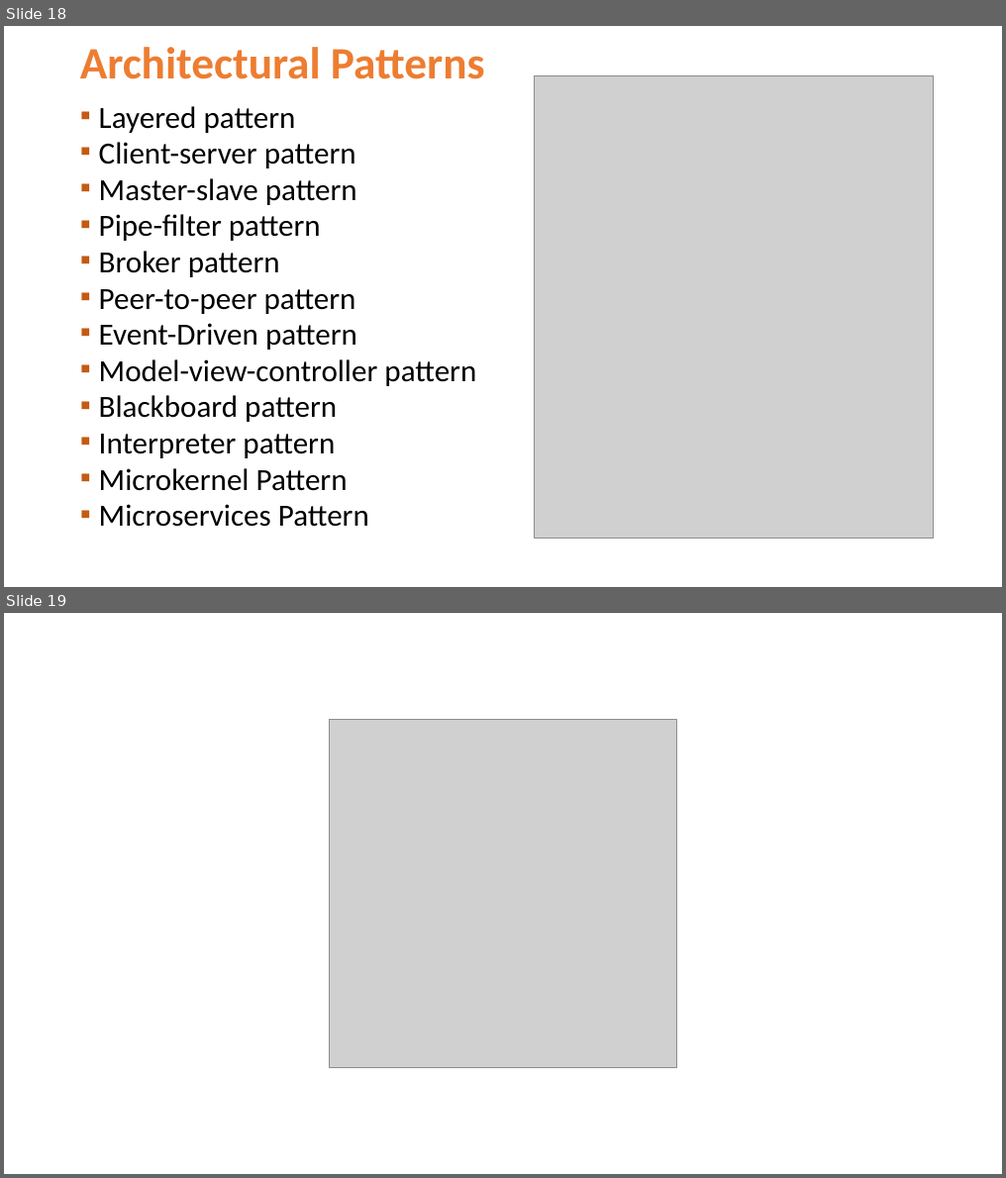
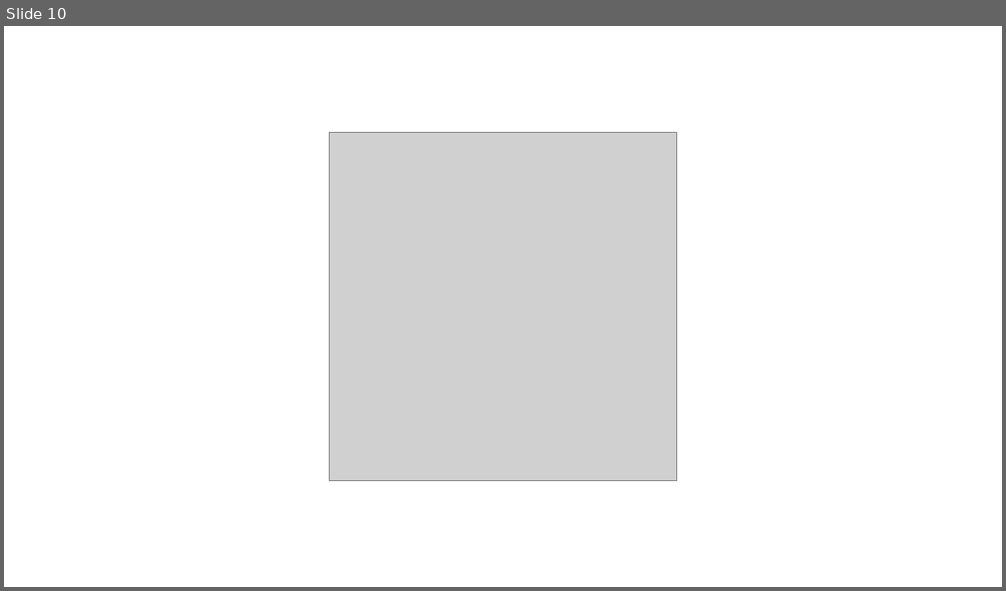
Before and after one commit to Jucer74/SoftwareArchitecture, a slide deck: Clases/05-ArchitectureEvaluation/SoftwareArchitecture-ArchitectureEvaluation.pptx. Shown one above the other, each under a label of ours: slides 18 and 19 before the commit, slide 10 after it. The pictures are 1006x1178 and 1006x591 pixels, drawn with LibreOffice and Linux fonts; fonts in the diff are those of the drawing; grey boxes stand for pictures; background and template pictures are left out. Boxes give left, top, right and bottom in pixels: in the first picture for what was removed or moved away, otherwise in the second. Text is boxed around its words. In the diff, an @@ line names an element or a change of style, - is before the commit and + after.

```diff
--- a/Clases/05-ArchitectureEvaluation/SoftwareArchitecture-ArchitectureEvaluation.pptx
+++ b/Clases/05-ArchitectureEvaluation/SoftwareArchitecture-ArchitectureEvaluation.pptx
@@ slide 18 removed at (x1=4, y1=26, x2=1002, y2=587), background #FFFFFF @@
@@ title removed at (x1=80, y1=47, x2=485, y2=79) @@
-Architectural Patterns
@@ picture removed at (x1=534, y1=76, x2=933, y2=538) @@
@@ text removed at (x1=99, y1=106, x2=476, y2=527) @@
-▪ Layered pattern
-▪ Client-server pattern
-▪ Master-slave pattern
-▪ Pipe-filter pattern
-▪ Broker pattern
-▪ Peer-to-peer pattern
-▪ Event-Driven pattern
-▪ Model-view-controller pattern
-▪ Blackboard pattern
-▪ Interpreter pattern
-▪ Microkernel Pattern
-▪ Microservices Pattern
@@ what was slide 19 is now slide 10 @@
```
Also in this commit, not shown: 1 slide changed, 5 slides added, 13 other slides removed.
